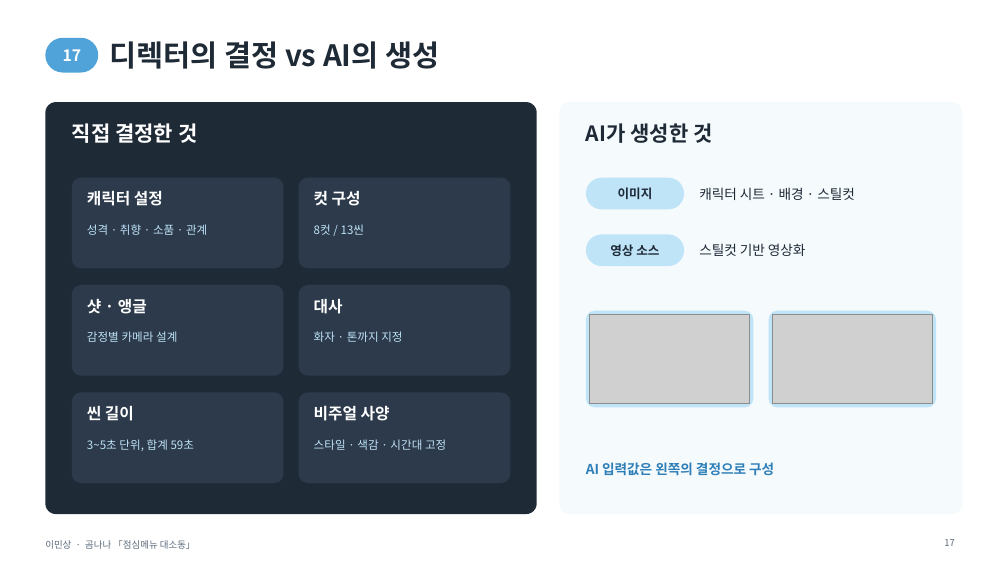
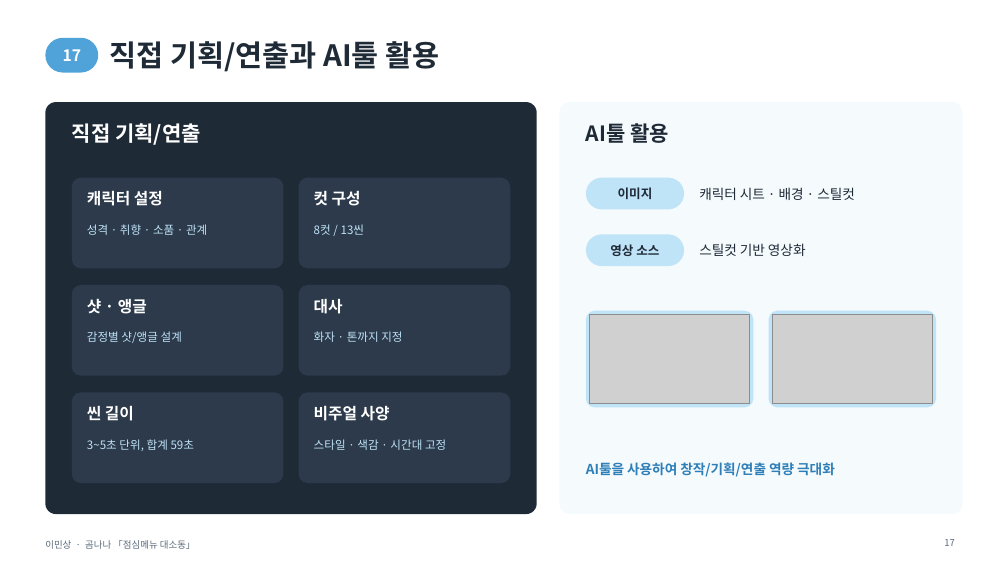
Before and after one commit to chikinx33/H-it, a slide deck: slide 17 of lms/이민상_포트폴리오.pptx. Drawn at 1008x567 pixels with LibreOffice and Linux fonts; fonts in the diff are those of the drawing; grey boxes stand for pictures. Boxes give left, top, right and bottom in pixels: in the first picture for what was removed or moved away, otherwise in the second. Text is boxed around its words. In the diff, an @@ line names an element or a change of style, - is before the commit and + after.

```diff
--- a/lms/이민상_포트폴리오.pptx
+++ b/lms/이민상_포트폴리오.pptx
@@ title at (110,41,440,72): text changed @@
-디렉터의 결정 vs AI의 생성
+직접 기획/연출과 AI툴 활용
@@ text at (72,123,201,145): text changed @@
-직접 결정한 것
+직접 기획/연출
@@ text at (586,123,669,143): text changed @@
-AI가 생성한 것
+AI툴 활용
@@ text at (87,331,182,343): text changed @@
-감정별 카메라 설계
+감정별 샷/앵글 설계
@@ text at (586,462,835,477): text changed @@
-AI 입력값은 왼쪽의 결정으로 구성
+AI툴을 사용하여 창작/기획/연출 역량 극대화
```
Also in this commit, not shown: 20 other slides changed, 7 other files.
